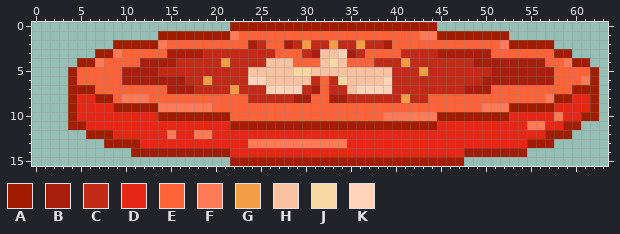
A pixel-art file gets an edit: art/aseprite/tomato.aseprite. Above is the file before it was changed.
64x16 pixels, 1 frame.
Visible layers, top first: "Lines", "Details", "Shading", "Base 2", "Base".
Palette (. is transparent): A #a21d00  B #a81e0d  C #c12a17  D #e62715  E #ff6339  F #ff7b58  G #f39d45  H #f9c2a3  J #f9d9a3  K #ffd3ba
Pixels before, first column x 4:
 0 ..................AAAAAAAAAAAAAAAAAAAAAAA..................
 1 ..........AAAAAAAAFEEEEEEEEEEEEEEEEEEEEFFAAAAAAAA..........
 2 .....AAAAAFEEEEEEEEEBCEEBCGCCGCCGCCBEEEEEEEEEEEEFAAAAA.....
 3 ...AAFEEEEEBBBBCCCCCCCCEEECBHHKBCEEEECCCCBBBBBBEEEEEEEAA...
 4 .AAFEEEEBBBBCCCCCGCCCCHHHEEEHJHEEECCCGCCCCCCCBBBBBBBBEEFAA.
 5 AEEEEEBBBBCCCCCCCCCCHHHHHJJHHHHHHHHHCCCGCCCCCCCBBBBBBBEEEEA
 6 AEEEEEBBBBBBBCCGCCCCKKHHHHHCECJHHHHKCCCCCCCCCCBBBBBBBBEEEFA
 7 AAAEEEEEEEEBBBCCCCGCCCKKKKCBECCHKKKKCCCCCCCCBBBEEEEEEEEEAAA
 8 ADDAAEFFFEEEEEEEEEEECCCCCBBEEBBCCCCCCGCCEEEEEEEEEEEEEFAADDA
 9 ADDDDAAAAAFFFFFFEEEEEEEEEEEEEEEEEEEEEEEEEEEEEEFFFAAAAADDDDA
10 ADDDDDDDDDAAAAAAAAEEEEEEEEEEEEEEEEEFFFFFFAAAAAAAADDDDDFDDAA
11 AADDDDDDDDDDDDDDDDAAAAAAAAAAAAAAAAAAAAAAADDDDDDDDDDFFDDAA..
12 ..AAADDDDDDFDDFFDDDDDDDDDDDDDDDDDDDDDDDDDDDDDDDDDDDDDAAA...
13 ....AAAADDDDDDDDDDDDFFFFFFFFFFFDDDDDDDDDDDDDDDDDDDDAAA.....
14 .......AAAAAAAAAAADDDDDDDDDDDDDDDDDDDDDDDDDDAAAAAAA........
15 ..................AAAAAAAAAAAAAAAAAAAAAAAAAA...............
Now the later version:
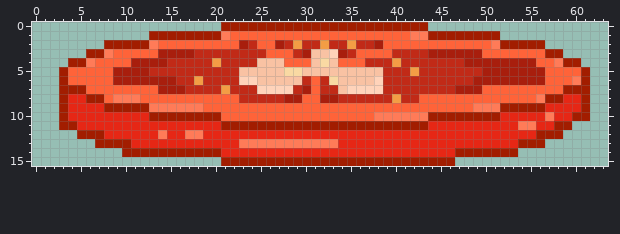
Diff:
y 0: x 21 . -> A; x 44 A -> .
y 1: x 13 . -> A; x 21..22 AF -> FE; x 42 E -> F; x 44 F -> A; x 52 A -> .
y 2: x 8 . -> A; x 13..14 AF -> FE; x 23..25 EBC -> BCE; x 27..30 EBCG -> BCGC; x 32..33 CG -> GC; x 35..36 CG -> GC; x 38..39 CB -> BE; x 51..52 EF -> FA; x 57 A -> .
y 3: x 6 . -> A; x 8..9 AF -> FE; x 14 E -> B; x 18 B -> C; x 26 C -> E; x 29..31 ECB -> CBH; x 33..36 HKBC -> KBCE; x 40 E -> C; x 44 C -> B; x 50 B -> E; x 57 E -> A; x 59 A -> .
y 4: x 4 . -> A; x 6..7 AF -> FE; x 11 E -> B; x 15 B -> C; x 20..21 CG -> GC; x 25 C -> H; x 28 H -> E; x 31..34 EHJH -> HJHE; x 37 E -> C; x 40..41 CG -> GC; x 48 C -> B; x 56 B -> E; x 58..59 EF -> FA; x 61 A -> .
y 5: x 3..4 .A -> AE; x 9 E -> B; x 13 B -> C; x 23 C -> H; x 28 H -> J; x 30 J -> H; x 39 H -> C; x 42..43 CG -> GC; x 50 C -> B; x 57 B -> E; x 61..62 EA -> A.
y 6: x 3..4 .A -> AE; x 9 E -> B; x 16 B -> C; x 18..19 CG -> GC; x 23 C -> K; x 25 K -> H; x 30..34 HCECJ -> CECJH; x 38..39 HK -> KC; x 49 C -> B; x 57 B -> E; x 60..62 EFA -> FA.
y 7: x 3 . -> A; x 6 A -> E; x 14 E -> B; x 17 B -> C; x 21..22 CG -> GC; x 25 C -> K; x 29..32 KCBE -> CBEC; x 34..35 CH -> HK; x 39 K -> C; x 47 C -> B; x 50 B -> E; x 59 E -> A; x 62 A -> .
y 8: x 3..4 .A -> AD; x 6 D -> A; x 8..9 AE -> EF; x 12 F -> E; x 23 E -> C; x 28 C -> B; x 30 B -> E; x 32 E -> B; x 34 B -> C; x 40..41 CG -> GC; x 43 C -> E; x 56..57 EF -> FA; x 59 A -> D; x 61..62 DA -> A.
y 9: x 3..4 .A -> AD; x 8 D -> A; x 13 A -> F; x 19 F -> E; x 49 E -> F; x 52 F -> A; x 57 A -> D; x 61..62 DA -> A.
y 10: x 3..4 .A -> AD; x 13 D -> A; x 21 A -> E; x 38 E -> F; x 44 F -> A; x 52 A -> D; x 57..58 DF -> FD; x 60 D -> A; x 62 A -> .
y 11: x 3 . -> A; x 5 A -> D; x 21 D -> A; x 44 A -> D; x 54 D -> F; x 56 F -> D; x 58 D -> A; x 60 A -> .
y 12: x 5 . -> A; x 8 A -> D; x 14..15 DF -> FD; x 17 D -> F; x 19 F -> D; x 56 D -> A; x 59 A -> .
y 13: x 7 . -> A; x 11 A -> D; x 23 D -> F; x 34 F -> D; x 54 D -> A; x 57 A -> .
y 14: x 10 . -> A; x 21 A -> D; x 47 D -> A; x 54 A -> .
y 15: x 21 . -> A; x 47 A -> .
